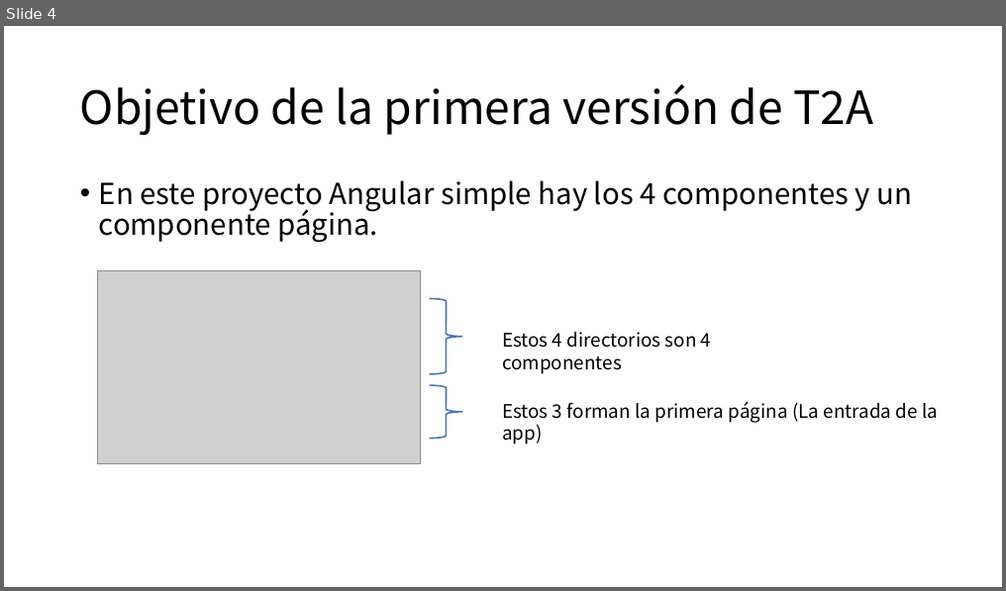
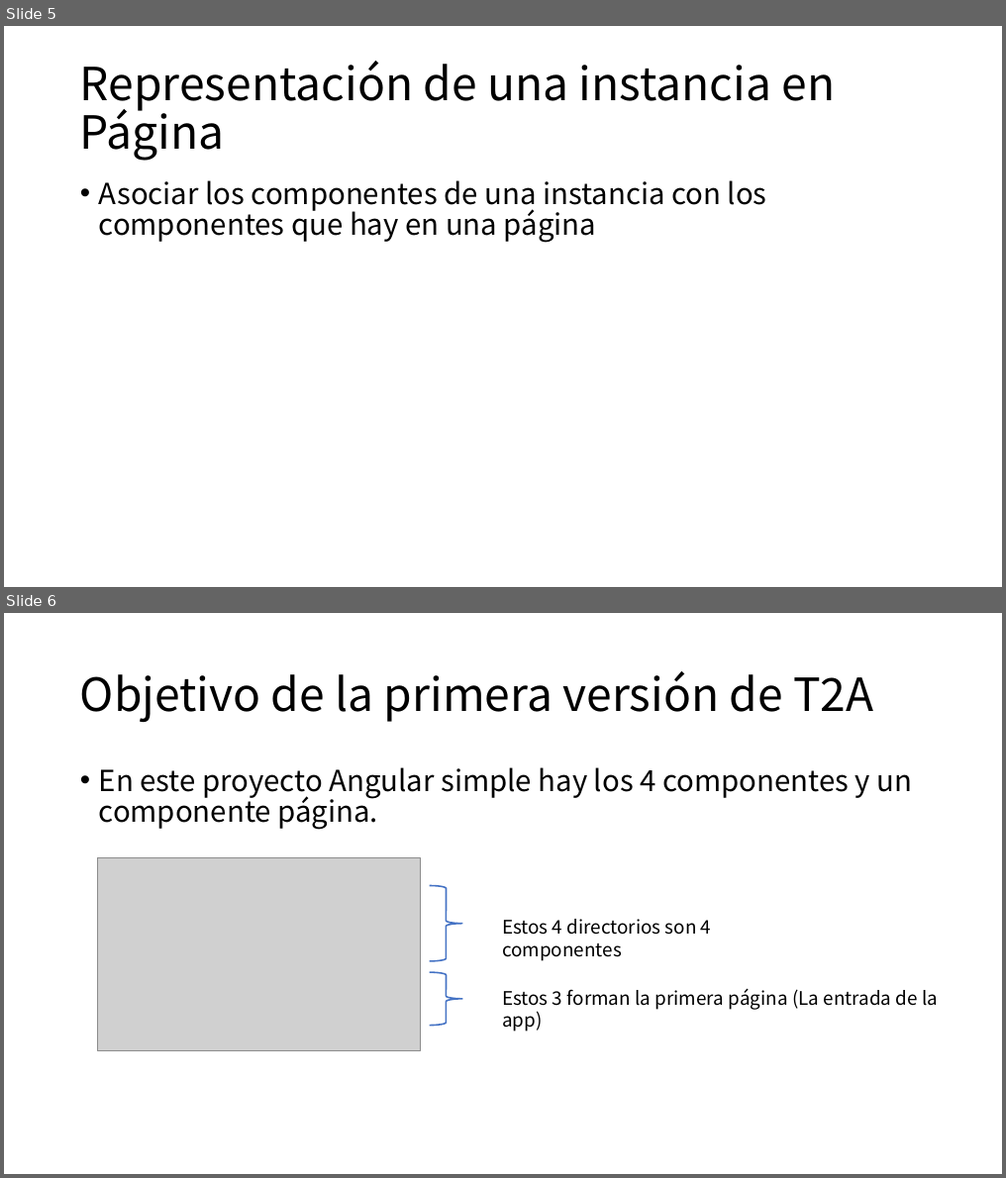
Before and after one commit to cedececa/tfg-model-2-web, a slide deck: planning-and-logs/T2A-v0.001.pptx. Shown one above the other, each under a label of ours: slide 4 before the commit, slides 5 and 6 after it. The pictures are 1006x591 and 1006x1178 pixels, drawn with LibreOffice and Linux fonts; fonts in the diff are those of the drawing; grey boxes stand for pictures. Boxes give left, top, right and bottom in pixels: in the first picture for what was removed or moved away, otherwise in the second. Text is boxed around its words. In the diff, an @@ line names an element or a change of style, - is before the commit and + after.

```diff
--- a/planning-and-logs/T2A-v0.001.pptx
+++ b/planning-and-logs/T2A-v0.001.pptx
@@ slide 5 added at (x1=4, y1=26, x2=1002, y2=587), background #FFFFFF @@
@@ title added at (x1=80, y1=61, x2=835, y2=161), 44 pt, text #000000 @@
+Representación de una instancia en Página
@@ text added at (x1=99, y1=180, x2=767, y2=243), 28 pt, text #000000 @@
+• Asociar los componentes de una instancia con los componentes que hay en una página
@@ what was slide 4 is now slide 6 @@
```
Also in this commit, not shown: 1 other slide added.
